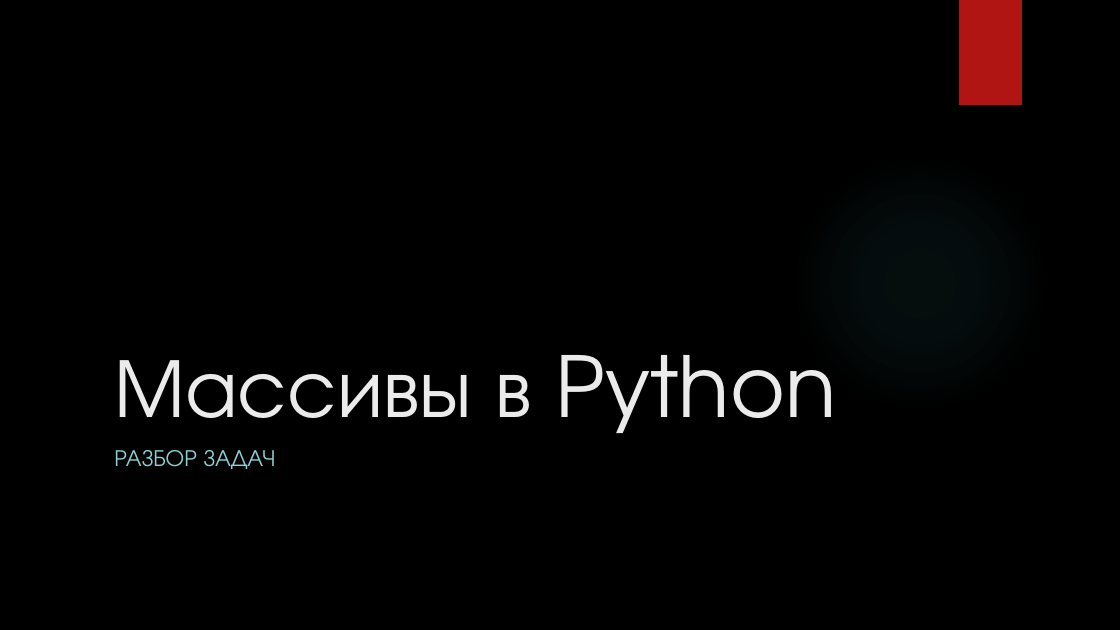
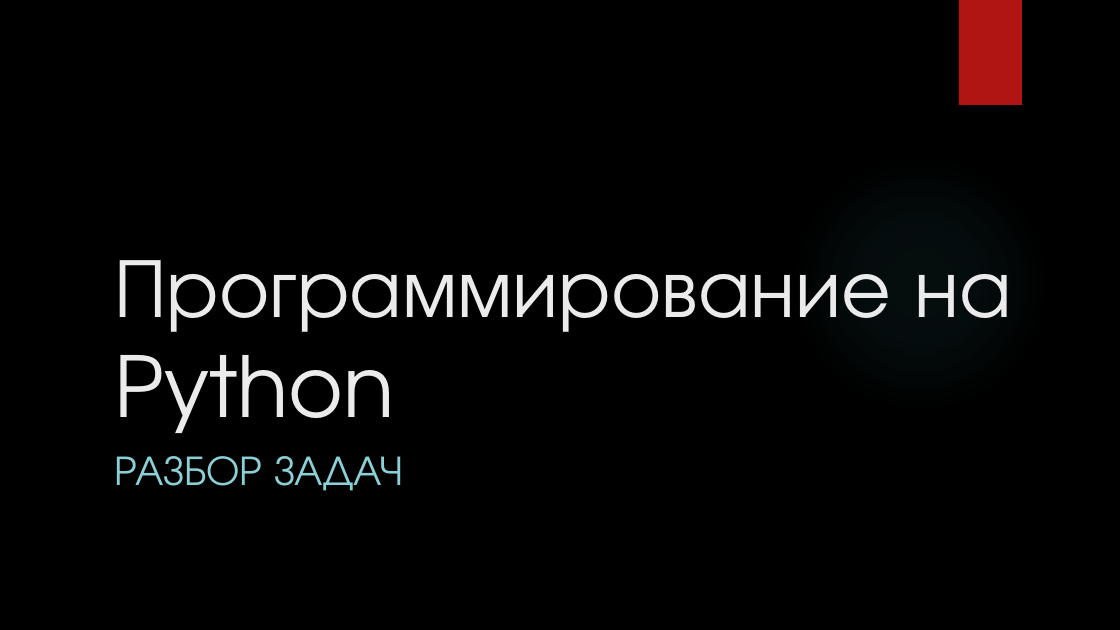
Before and after one commit to Andrew3100/pythonSOSH, a slide deck: slide 1 of массивы.pptx. Drawn at 1120x630 pixels with LibreOffice and Linux fonts; fonts in the diff are those of the drawing; background and template pictures are left out. Boxes give left, top, right and bottom in pixels: in the first picture for what was removed or moved away, otherwise in the second. Text is boxed around its words. In the diff, an @@ line names an element or a change of style, - is before the commit and + after.

Commit message:
Разбор задач, работа с постой и файлами

```diff
--- a/массивы.pptx
+++ b/массивы.pptx
@@ title at (114, 260, 1012, 433): text changed @@
-Массивы в Python
+Программирование на Python
@@ subtitle "РАЗБОР ЗАДАЧ" at (114, 456, 403, 491): size 20 to 36 pt @@
```
Also in this commit, not shown: 2 other slides changed, 5 slides added, 10 other files.
